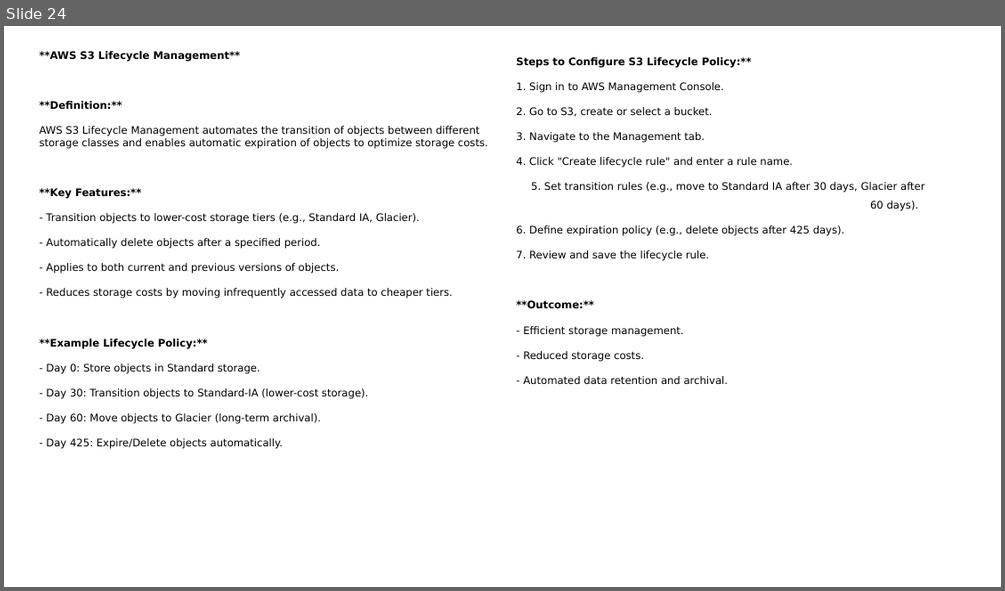
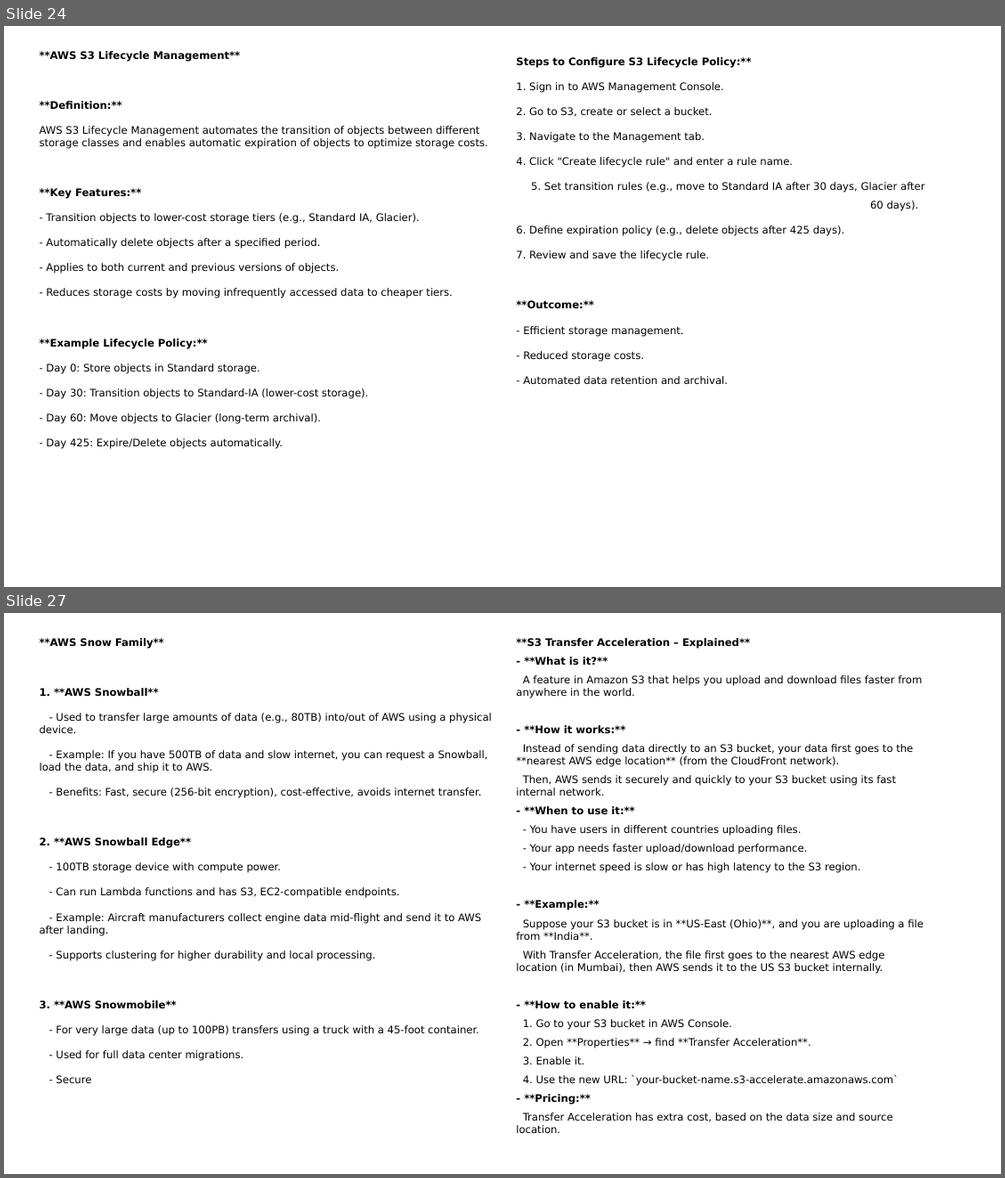
Before and after one commit to NaniBabuPallapu/learning_section, a slide deck: AWS Learning/AWS Cloud Practitioner Tutorial By Nani.pptx. Shown one above the other, each under a label of ours: slide 24 before the commit, slides 24 and 27 after it; the slides between them are not shown. The pictures are 1005x591 and 1005x1178 pixels, drawn with LibreOffice and Linux fonts; fonts in the diff are those of the drawing. Boxes give left, top, right and bottom in pixels: in the first picture for what was removed or moved away, otherwise in the second. Text is boxed around its words. In the diff, an @@ line names an element or a change of style, - is before the commit and + after.

```diff
--- a/AWS Learning/AWS Cloud Practitioner Tutorial By Nani.pptx
+++ b/AWS Learning/AWS Cloud Practitioner Tutorial By Nani.pptx
@@ slide 27 added at (4,613,1001,1174), background #FFFFFF @@
@@ text added at (40,638,492,1083), 10 pt, text #000000 @@
+**AWS Snow Family**
+1. **AWS Snowball**
+- Used to transfer large amounts of data (e.g., 80TB) into/out of AWS using a physical device.
+- Example: If you have 500TB of data and slow internet, you can request a Snowball, load the data, and ship it to AWS.
+- Benefits: Fast, secure (256-bit encryption), cost-effective, avoids internet transfer.
+2. **AWS Snowball Edge**
+- 100TB storage device with compute power.
+- Can run Lambda functions and has S3, EC2-compatible endpoints.
+- Example: Aircraft manufacturers collect engine data mid-flight and send it to AWS after landing.
+- Supports clustering for higher durability and local processing.
+3. **AWS Snowmobile**
+- For very large data (up to 100PB) transfers using a truck with a 45-foot container.
+- Used for full data center migrations.
+- Secure
@@ text added at (516,638,923,1133), 10 pt, text #000000 @@
+**S3 Transfer Acceleration – Explained**
+- **What is it?**
+A feature in Amazon S3 that helps you upload and download files faster from anywhere in the world.
+- **How it works:**
+Instead of sending data directly to an S3 bucket, your data first goes to the **nearest AWS edge location** (from the CloudFront network).
+Then, AWS sends it securely and quickly to your S3 bucket using its fast internal network.
+- **When to use it:**
+- You have users in different countries uploading files.
+- Your app needs faster upload/download performance.
+- Your internet speed is slow or has high latency to the S3 region.
+- **Example:**
+Suppose your S3 bucket is in **US-East (Ohio)**, and you are uploading a file from **India**.
+With Transfer Acceleration, the file first goes to the nearest AWS edge location (in Mumbai), then AWS sends it to the US S3 bucket internally.
+- **How to enable it:**
+1. Go to your S3 bucket in AWS Console.
+2. Open **Properties** → find **Transfer Acceleration**.
+3. Enable it.
+4. Use the new URL: `your-bucket-name.s3-accelerate.amazonaws.com`
+- **Pricing:**
+Transfer Acceleration has extra cost, based on the data size and source location.
```
Also in this commit, not shown: 6 other slides added, 29 other files.
